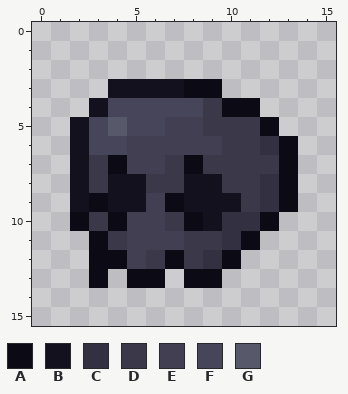
Two versions of one pixel-art sprite, RP/textures/items/skull_undead.png. Above is the file before it was changed.
The file is 16x16 pixels. Colours within 5 levels of each other are drawn and written as one.
Palette (. is transparent): A #0c0a14  B #13111e  C #333141  D #3b384a  E #413f51  F #474559  G #58586b
Pixels before, first column x 2:
 3 ..BBBBAA....
 4 .BFFFFFDAA..
 5 BFGFFEEDDDA.
 6 BFFEEEEEDDCA
 7 BDAEEDADDDDA
 8 BDBBDDBBDDCA
 9 BABBEABBBDCA
10 ADAEEDABCCA.
11 .ADEEEDDCA..
12 .AAEDADCA...
13 .A.AA.AA....
New version:
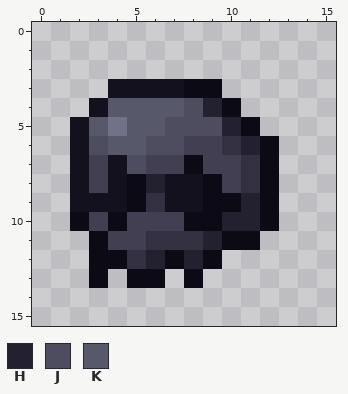
Colours new in this view: H #23212f  J #4d4d5f  K #58586b
Changes in this commit:
colour G: #58586b -> #707287
y 4: x 4..9 FFFFFD -> KKKKJH; x 11 A -> .
y 5: x 3 F -> K; x 5..12 FFEEDDDA -> KKJJJHA.
y 6: x 3..7 FFEEE -> JKKJJ; x 10..13 DDCA -> CHA.
y 7: x 3..5 DAE -> EBJ; x 7 D -> E; x 9..13 DDDDA -> EECA.
y 8: x 3 D -> E; x 5..7 BDD -> AHB; x 9..13 BDDCA -> AECA.
y 9: x 3 A -> B; x 5..7 BEA -> ACB; x 9..13 BBDCA -> AAHA.
y 10: x 3 D -> E; x 7 D -> E; x 9..11 BCC -> AHH
y 11: x 4 D -> E; x 6..10 EEDDC -> CCCHA
y 12: x 5..6 ED -> CH; x 8..10 DCA -> HA.
y 13: x 9 A -> .
Pixel boxes of the changes (left, top, right, bottom) in both pictures:
changed: (89, 98, 298, 288)
